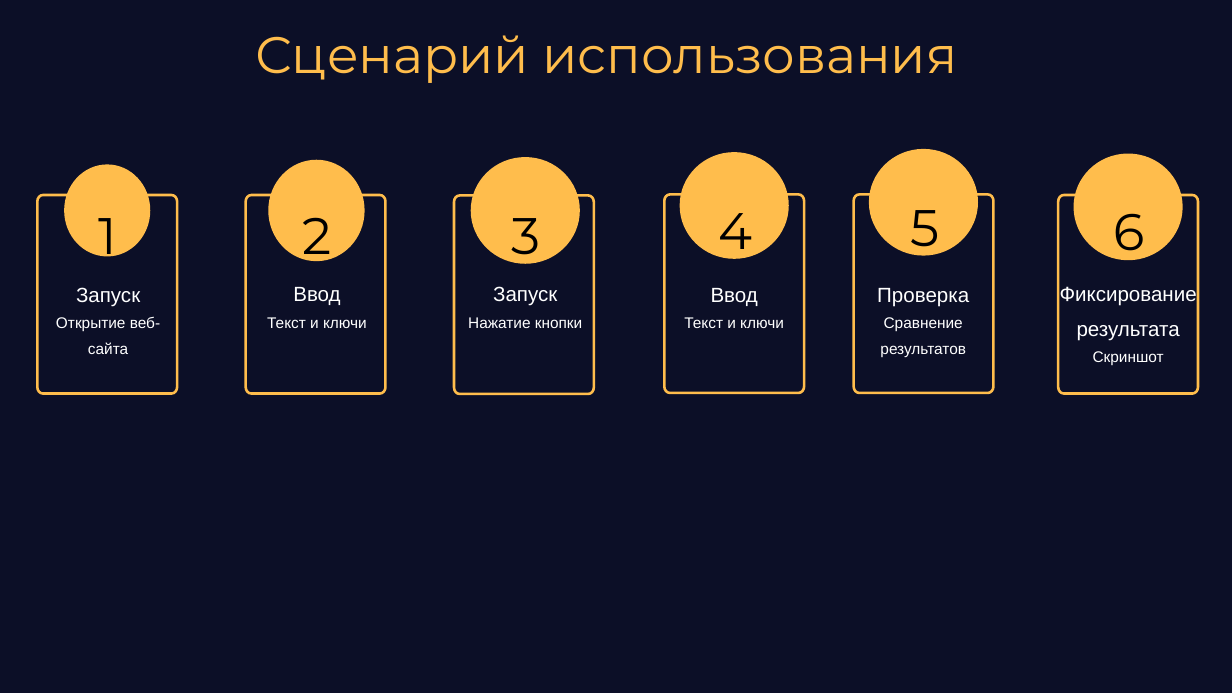
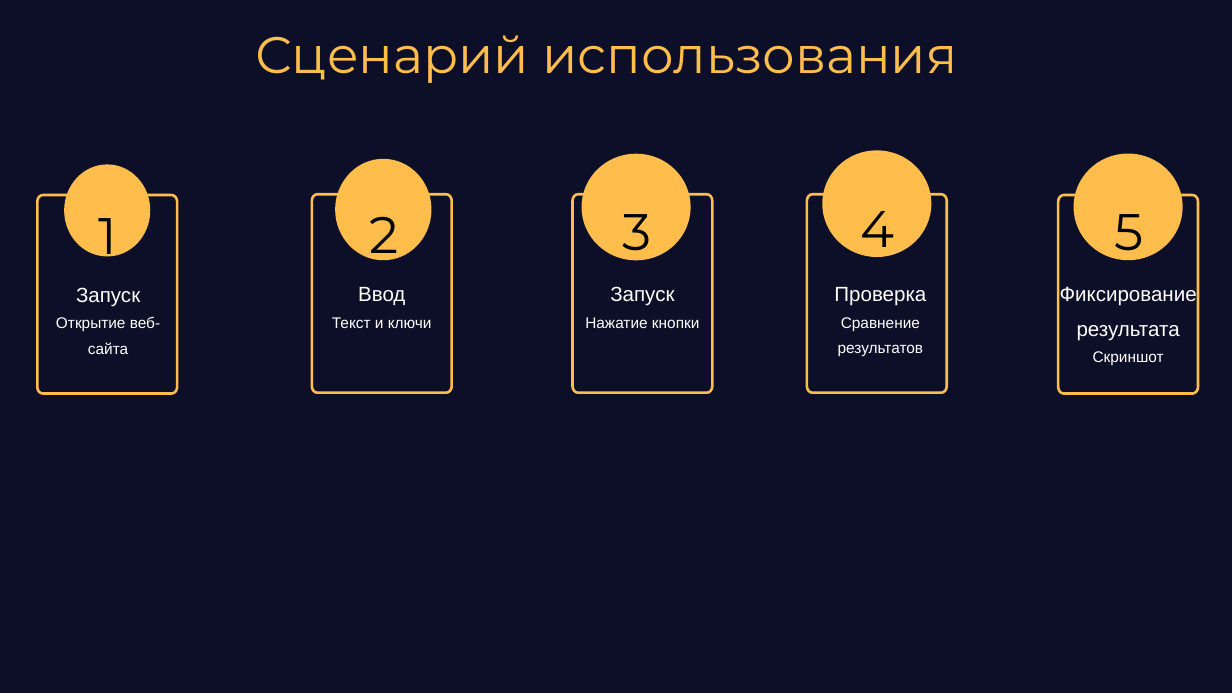
Before and after one commit to Samira13456/project1, a slide deck: slide 8 of pr11.pptx (slide 5 before the commit). Drawn at 1232x693 pixels with LibreOffice and Linux fonts; fonts in the diff are those of the drawing. Boxes give left, top, right and bottom in pixels: in the first picture for what was removed or moved away, otherwise in the second. Text is boxed around its words. In the diff, an @@ line names an element or a change of style, - is before the commit and + after.

```diff
--- a/pr11.pptx
+++ b/pr11.pptx
@@ freeform shape: place and size @@
-freeform shape at (471, 157, 580, 264)
+freeform shape at (582, 153, 691, 260)
@@ text "3": place and size @@
-text "3" at (512, 218, 541, 266)
+text "3" at (623, 214, 652, 263)
@@ freeform shape removed at (679, 152, 788, 259) @@
@@ 2 freeform shapes, 1 text: place and size @@
-2 freeform shapes, 1 text at (854, 149, 994, 393)
+2 freeform shapes, 1 text at (807, 150, 947, 392)
@@ text "4": place and size @@
-text "4" at (718, 213, 752, 261)
+text "4" at (861, 211, 895, 260)
@@ 2 texts, 2 freeform shapes: place and size @@
-2 texts, 2 freeform shapes at (246, 160, 386, 394)
+2 texts, 2 freeform shapes at (312, 159, 452, 392)
@@ freeform shape: place and size @@
-freeform shape at (454, 195, 594, 394)
+freeform shape at (572, 194, 712, 392)
@@ freeform shape removed at (664, 195, 804, 393) @@
@@ text removed at (910, 210, 939, 258) @@
-  5
@@ text at (1115, 214, 1144, 263): text changed @@
-  6
+  5
@@ text "Запуск": place and size @@
-text "Запуск" at (468, 286, 582, 328)
+text "Запуск" at (585, 286, 699, 328)
@@ text removed at (684, 288, 784, 328) @@
-Ввод
-Текст и ключи
```
Also in this commit, not shown: 3 other slides changed, 5 slides added, 2 slides removed.
